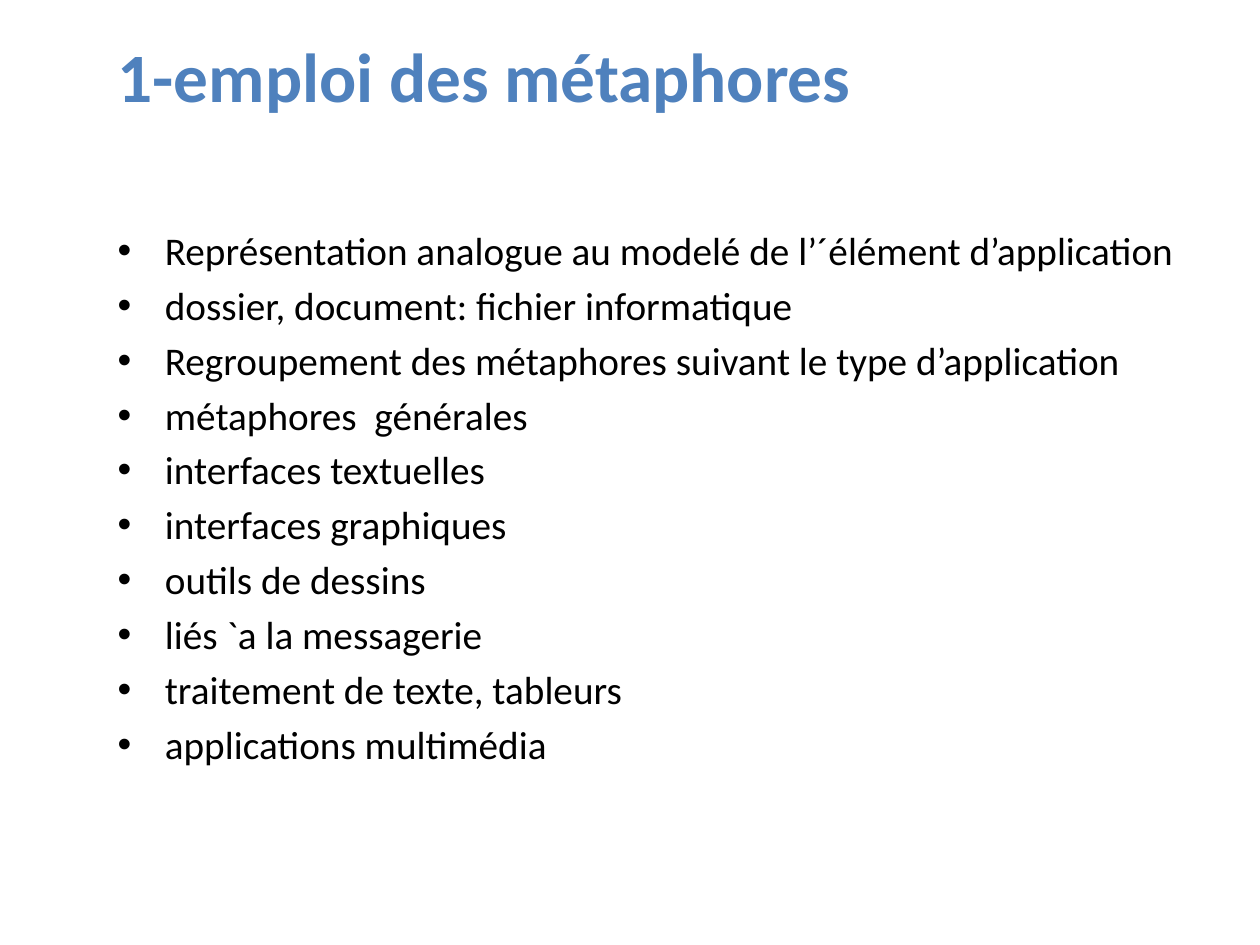
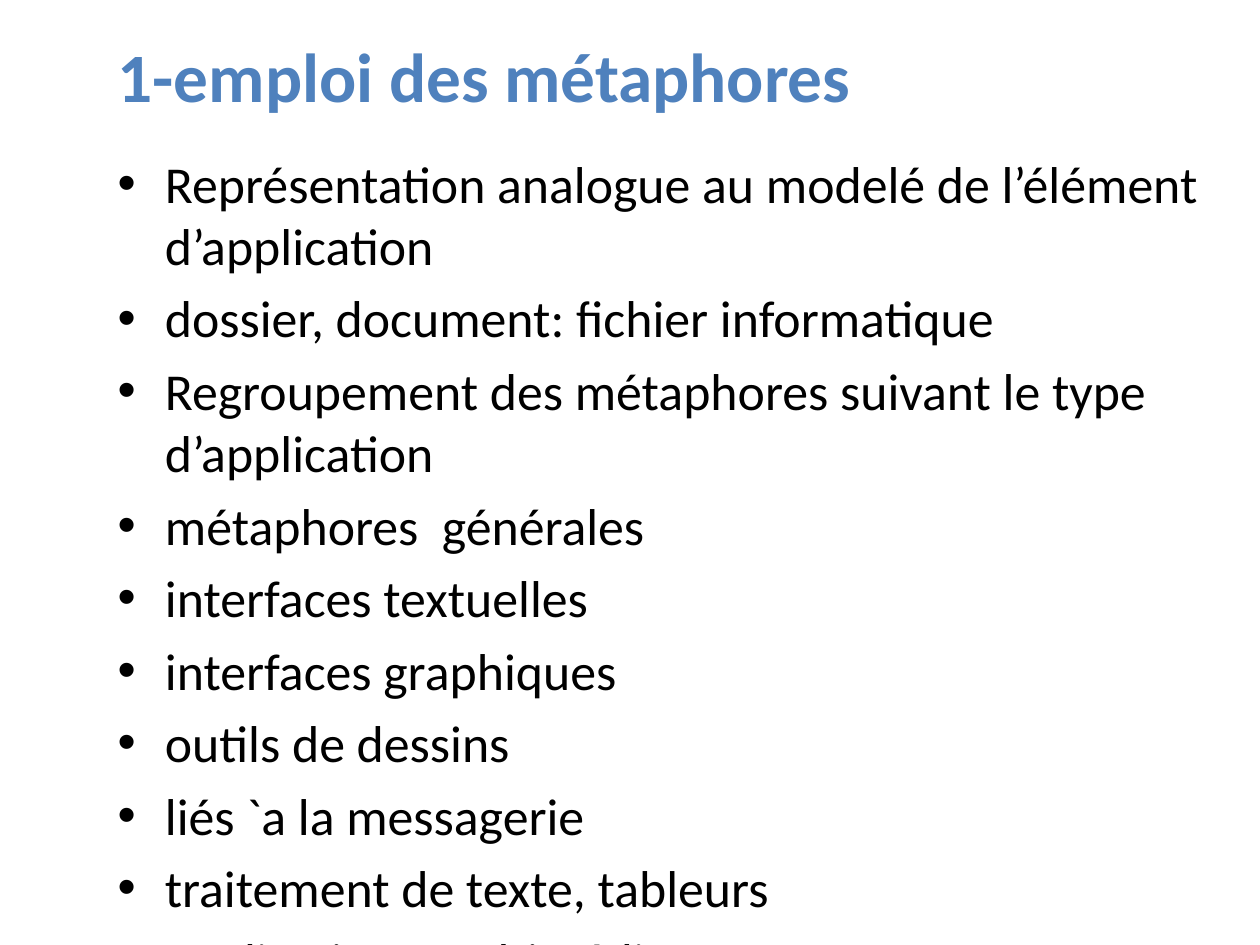
Before and after one commit to LucNtonga/IHM, a slide deck: slide 19 of INTERFACE.pptx (slide 17 before the commit). Drawn at 1260x945 pixels with LibreOffice and Linux fonts; fonts in the diff are those of the drawing; background and template pictures are left out. Boxes give left, top, right and bottom in pixels: in the first picture for what was removed or moved away, otherwise in the second. Text is boxed around its words. In the diff, an @@ line names an element or a change of style, - is before the commit and + after.

```diff
--- a/INTERFACE.pptx
+++ b/INTERFACE.pptx
@@ text "Représentation analogue au modelé de ...": place and size @@
-text "Représentation analogue au modelé de ..." at [165,237,1173,766]
+text "Représentation analogue au modelé de ..." at [165,166,1198,914]
@@ text at [165,166,1198,274]: text changed; size 22.4 to 29.6 pt @@
-• Représentation analogue au modelé de l’´élément d’application
+• Représentation analogue au modelé de l’élément d’application
@@ text at [165,301,1146,914]: size 22.4 to 29.6 pt in "dossier, document: fichier informatique", "Regroupement des métaphores suivant le type d’application", "métaphores générales", "interfaces textuelles" and 5 more places; more space between paragraphs @@
```
Also in this commit, not shown: 6 other slides changed, 2 slides added, 13 slides removed.
